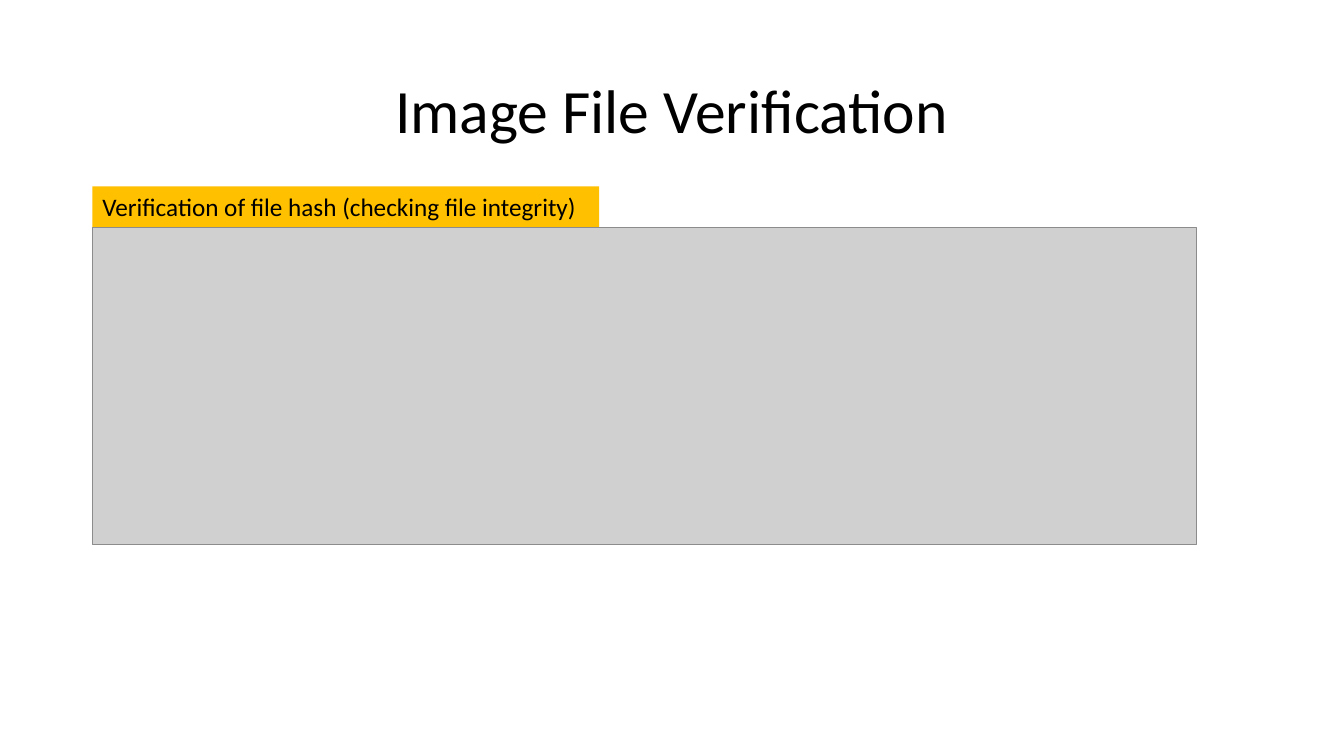
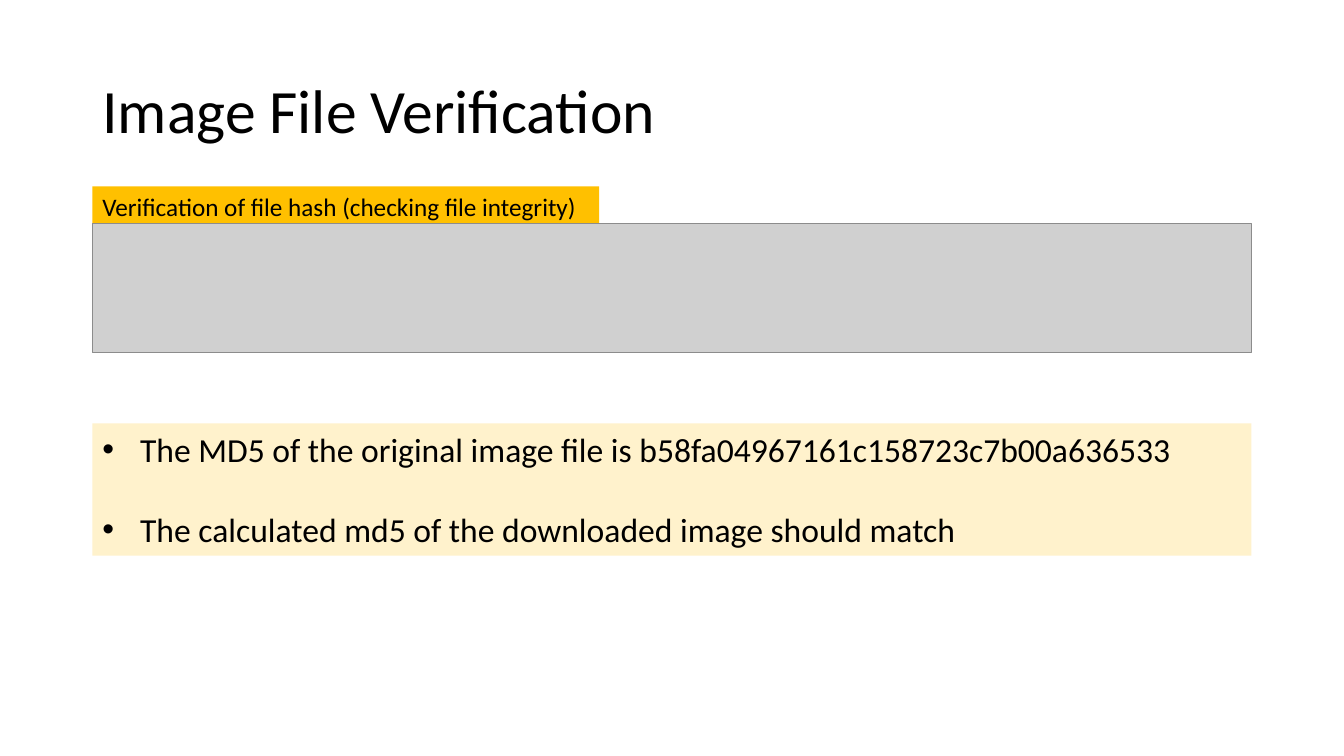
Before and after one commit to frankwxu/digital-forensics-lab, a slide deck: slide 12 of Echo_Device/ppts/3_Image_Acquisition_and_Mounting.pptx (slide 10 before the commit). Drawn at 1344x756 pixels with LibreOffice and Linux fonts; fonts in the diff are those of the drawing; grey boxes stand for pictures; background and template pictures are left out. Boxes give left, top, right and bottom in pixels: in the first picture for what was removed or moved away, otherwise in the second. Text is boxed around its words. In the diff, an @@ line names an element or a change of style, - is before the commit and + after.

```diff
--- a/Echo_Device/ppts/3_Image_Acquisition_and_Mounting.pptx
+++ b/Echo_Device/ppts/3_Image_Acquisition_and_Mounting.pptx
@@ title "Image File Verification" at <box>102,90,655,144</box>: alignment centre to left @@
@@ picture removed at <box>93,227,1197,544</box> @@
@@ picture added at <box>93,224,1252,353</box> @@
@@ rectangle added at <box>93,423,1252,556</box>, fill #FFF2CC, 24 pt, text #000000 @@
+• The MD5 of the original image file is b58fa04967161c158723c7b00a636533
+• The calculated md5 of the downloaded image should match
```
Also in this commit, not shown: 9 other slides changed, 5 slides added, 1 slide removed, 3 other files.
